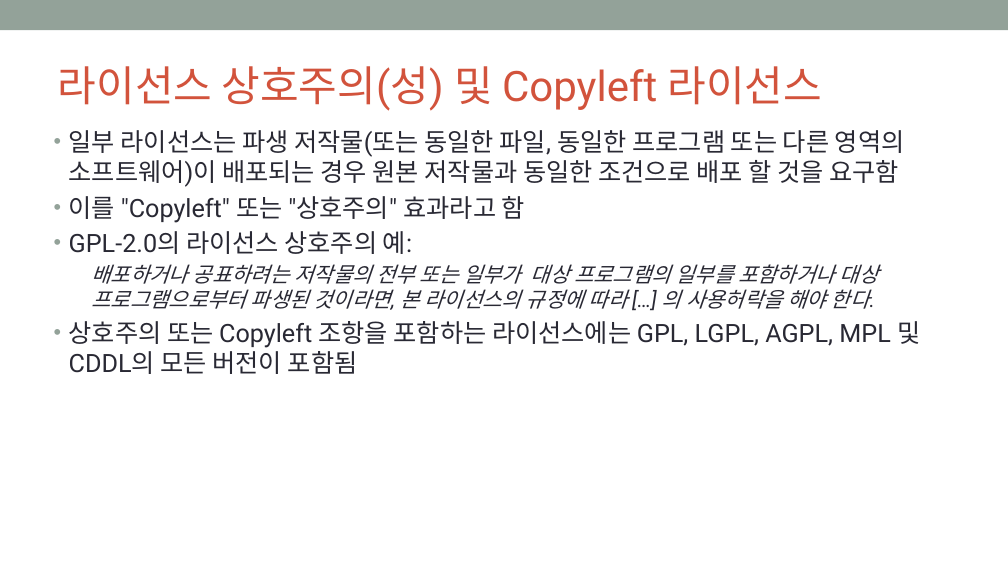
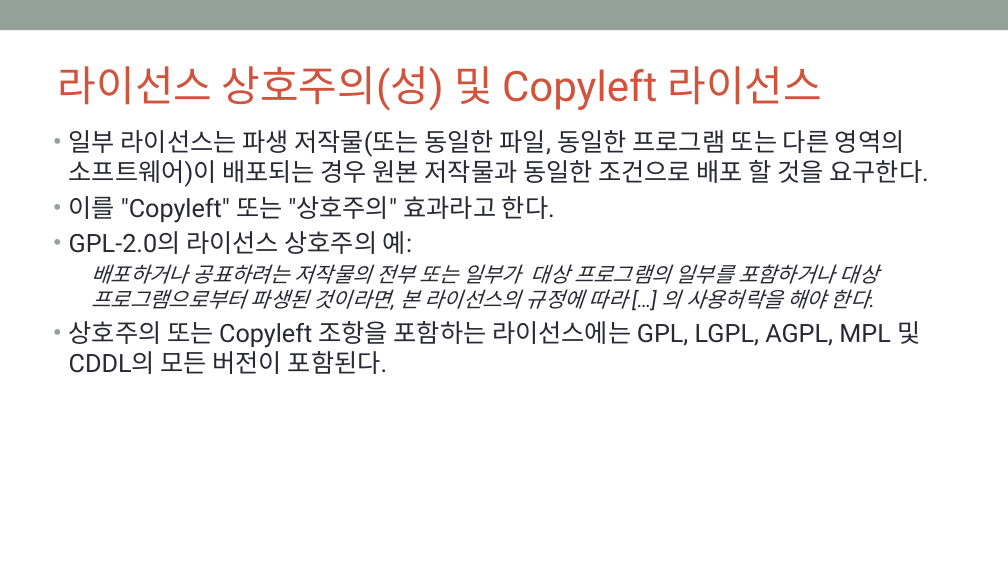
Before and after one commit to OpenChain-KWG/Curriculum-Translation-KR, a slide deck: slide 15 of target/slides/openchain-curriculum-for-1-1.pptx. Drawn at 1008x567 pixels with LibreOffice and Linux fonts; fonts in the diff are those of the drawing; background and template pictures are left out. Boxes give left, top, right and bottom in pixels: in the first picture for what was removed or moved away, otherwise in the second. Text is boxed around its words. In the diff, an @@ line names an element or a change of style, - is before the commit and + after.

```diff
--- a/target/slides/openchain-curriculum-for-1-1.pptx
+++ b/target/slides/openchain-curriculum-for-1-1.pptx
@@ text at bbox=[69, 130, 929, 223]: text changed @@
-• 일부 라이선스는 파생 저작물(또는 동일한 파일, 동일한 프로그램 또는 다른 영역의 소프트웨어)이 배포되는 경우 원본 저작물과 동일한 조건으로 배포 할 것을 요구함
-• 이를 "Copyleft" 또는 "상호주의" 효과라고 함
+• 일부 라이선스는 파생 저작물(또는 동일한 파일, 동일한 프로그램 또는 다른 영역의 소프트웨어)이 배포되는 경우 원본 저작물과 동일한 조건으로 배포 할 것을 요구한다.
+• 이를 "Copyleft" 또는 "상호주의" 효과라고 한다.
@@ text at bbox=[69, 321, 920, 374]: text changed @@
-• 상호주의 또는 Copyleft 조항을 포함하는 라이선스에는 GPL, LGPL, AGPL, MPL 및 CDDL의 모든 버전이 포함됨
+• 상호주의 또는 Copyleft 조항을 포함하는 라이선스에는 GPL, LGPL, AGPL, MPL 및 CDDL의 모든 버전이 포함된다.
```
Also in this commit, not shown: 35 other slides changed, 7 other files.
